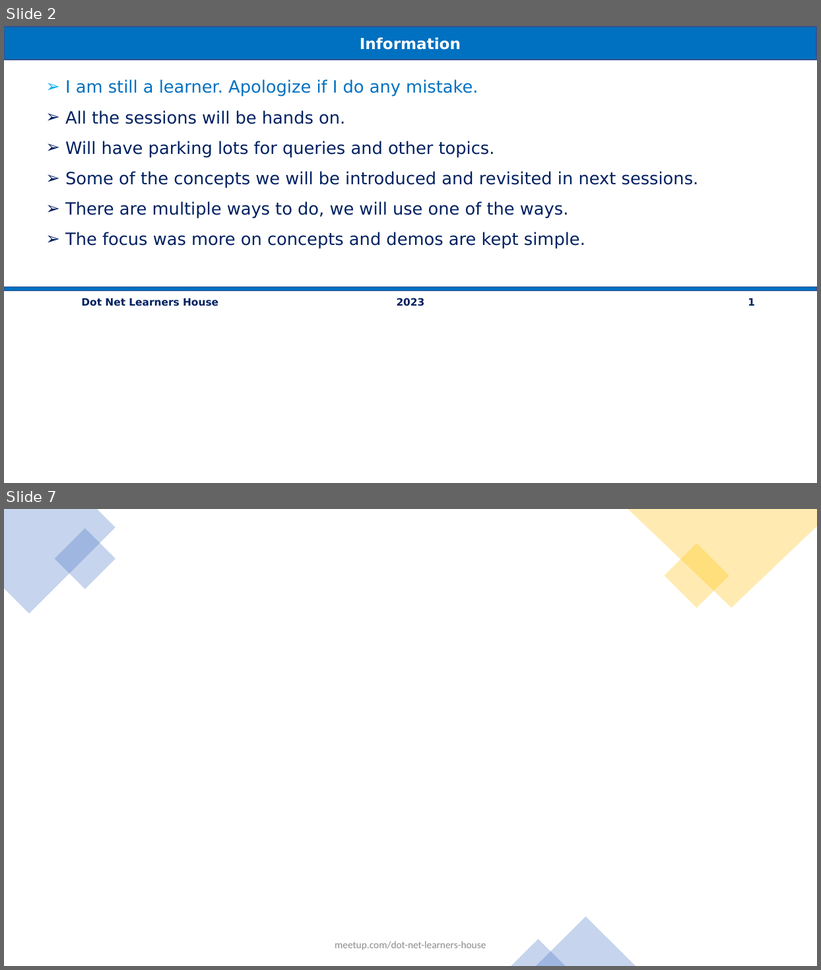
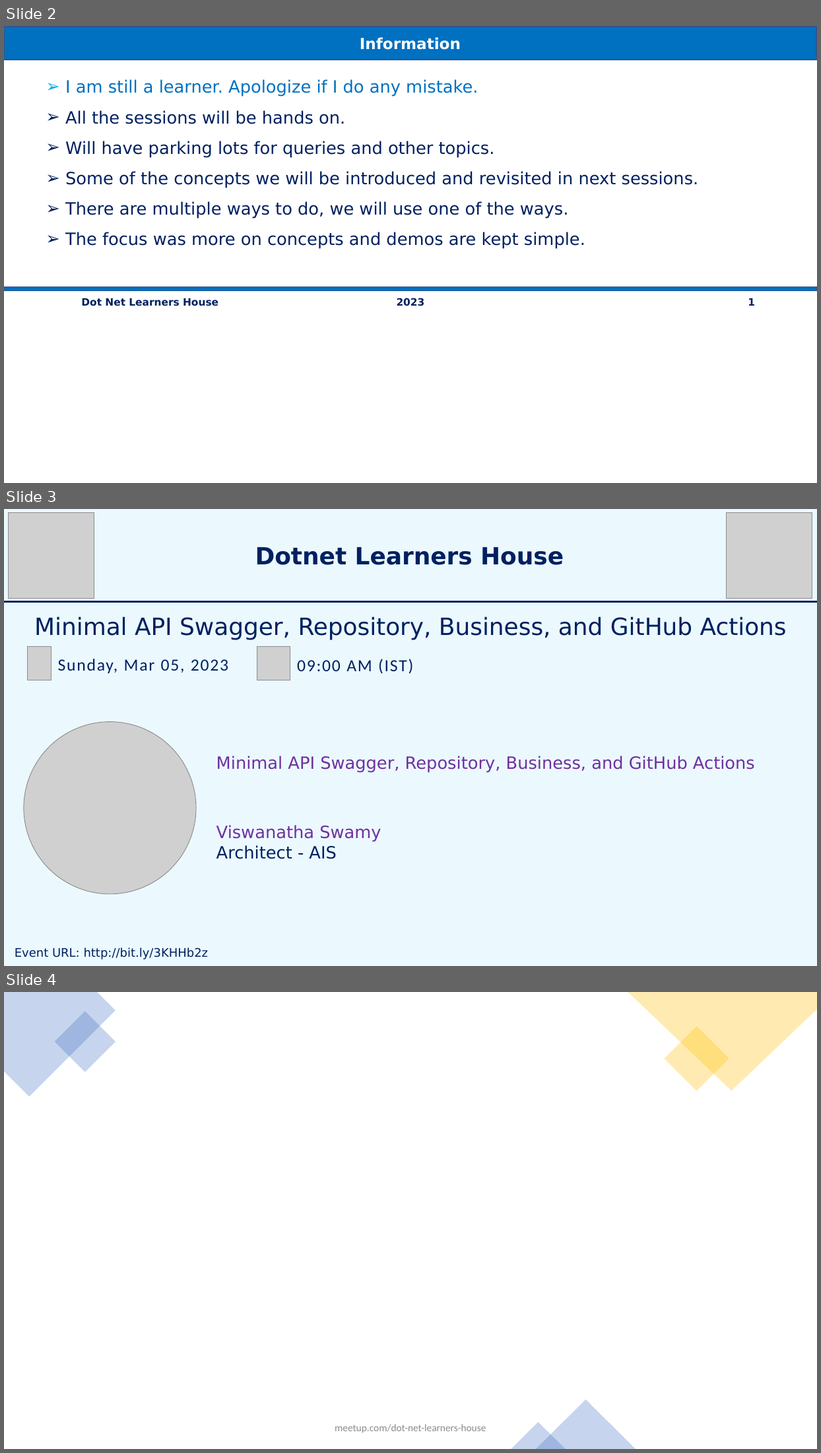
Before and after one commit to vishipayyallore/speaker-series-2023, a slide deck: TechTalk.pptx. Shown one above the other, each under a label of ours: slides 2 and 7 before the commit, slides 2, 3 and 4 after it; the slides between them are not shown. The pictures are 821x970 and 821x1453 pixels, drawn with LibreOffice and Linux fonts; fonts in the diff are those of the drawing; grey boxes stand for pictures; background and template pictures are left out. Boxes give left, top, right and bottom in pixels: in the first picture for what was removed or moved away, otherwise in the second. Text is boxed around its words. In the diff, an @@ line names an element or a change of style, - is before the commit and + after.

```diff
--- a/TechTalk.pptx
+++ b/TechTalk.pptx
@@ slide 3 added at [4,509,817,966], background #DDF6FF at 57% opacity @@
@@ picture added at [8,513,94,598] @@
@@ picture added at [727,513,812,598] @@
@@ text added at [255,547,564,565], 28 pt, text #002060, bold @@
+Dotnet Learners House
@@ rectangle added at [4,600,817,603], fill #002060, outline #FFFFFF 1 pt @@
@@ text added at [34,617,787,640], 28 pt, text #002060 @@
+Minimal API Swagger, Repository, Business, and GitHub Actions
@@ picture added at [27,647,51,680] @@
@@ picture added at [257,647,290,680] @@
@@ text added at [58,659,228,673], 20 pt, text #002060 @@
+Sunday, Mar 05, 2023
@@ text added at [297,659,413,674], 20 pt, text #002060 @@
+09:00 AM (IST)
@@ picture added at [24,722,196,894] @@
@@ text added at [217,756,755,859], 20 pt, text #7030A0 @@
+Minimal API Swagger, Repository, Business, and GitHub Actions
+Viswanatha Swamy
+Architect - AIS
@@ text added at [15,948,209,960], 14 pt, text #002060 @@
+Event URL: http://bit.ly/3KHHb2z
@@ what was slide 7 is now slide 4 @@
```
Also in this commit, not shown: 1 other slide added, 14 other files.
